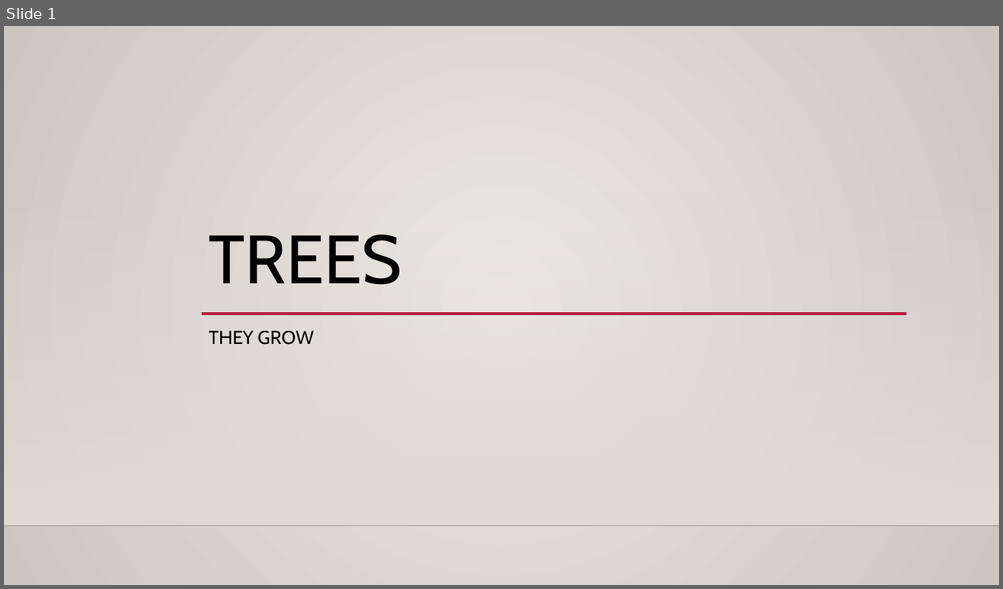
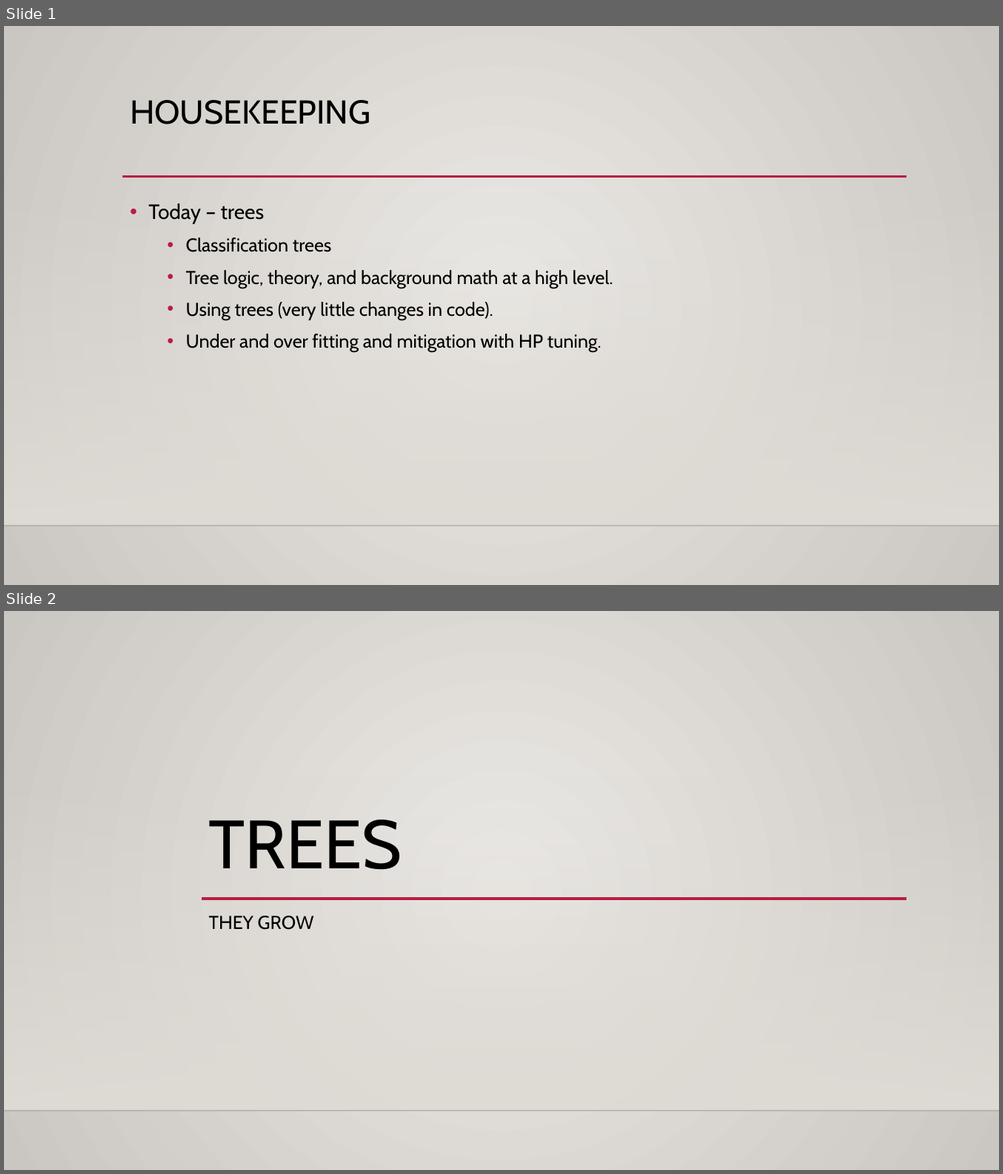
Before and after one commit to AkeemSemper/ML_for_Non_DS_Students, a slide deck: course_resources/slides/Used/019_Trees_over_under.pptx. Shown one above the other, each under a label of ours: slide 1 before the commit, slides 1 and 2 after it. The pictures are 1003x589 and 1003x1174 pixels, drawn with LibreOffice and Linux fonts; fonts in the diff are those of the drawing; background and template pictures are left out. Boxes give left, top, right and bottom in pixels: in the first picture for what was removed or moved away, otherwise in the second. Text is boxed around its words. In the diff, an @@ line names an element or a change of style, - is before the commit and + after.

```diff
--- a/course_resources/slides/Used/019_Trees_over_under.pptx
+++ b/course_resources/slides/Used/019_Trees_over_under.pptx
@@ slide 1 added at box(4, 26, 999, 585), background gradient #ECEAE7 to #CAC7C1; not listed: 2 template elements that a slide beside it also shows @@
@@ title added at box(130, 100, 370, 124), 32 pt, text #000000 @@
+HOUSEKEEPING
@@ line added from (122, 177) to (907, 177), #B71E42 2.5 pt @@
@@ text added at box(148, 204, 613, 352), 18 pt, text #000000 @@
+• Today – trees
+  • Classification trees
+  • Tree logic, theory, and background math at a high level.
+  • Using trees (very little changes in code).
+  • Under and over fitting and mitigation with HP tuning.
@@ what was slide 1 is now slide 2 @@
```
Also in this commit, not shown: 3 slides changed.
